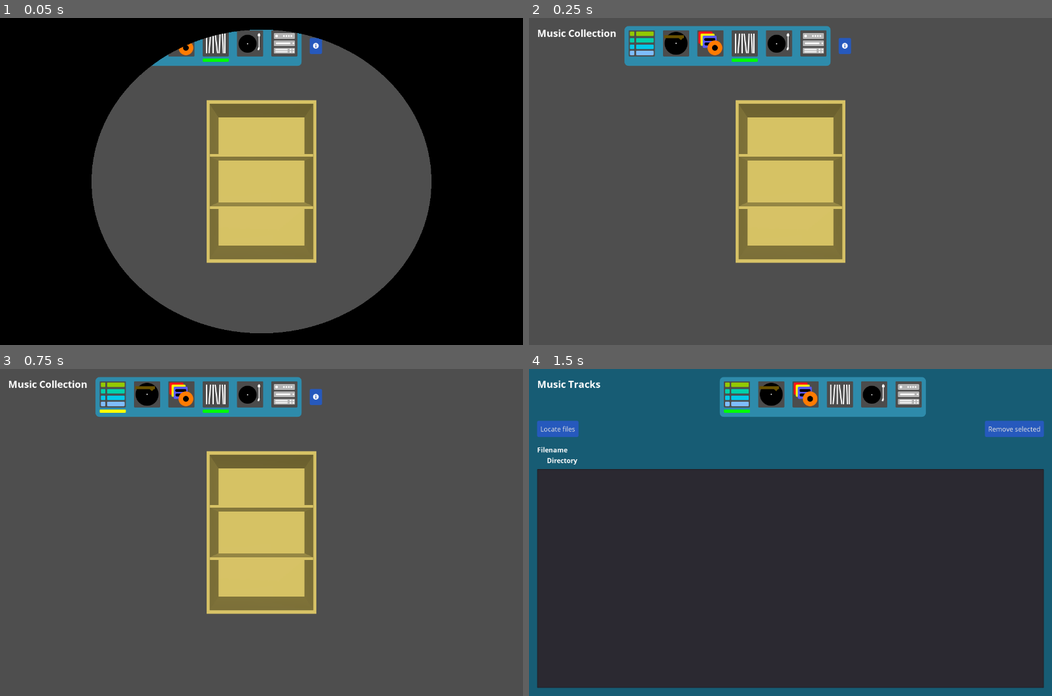
Above: before the commit, frames 1-4 (two rows, left to right).
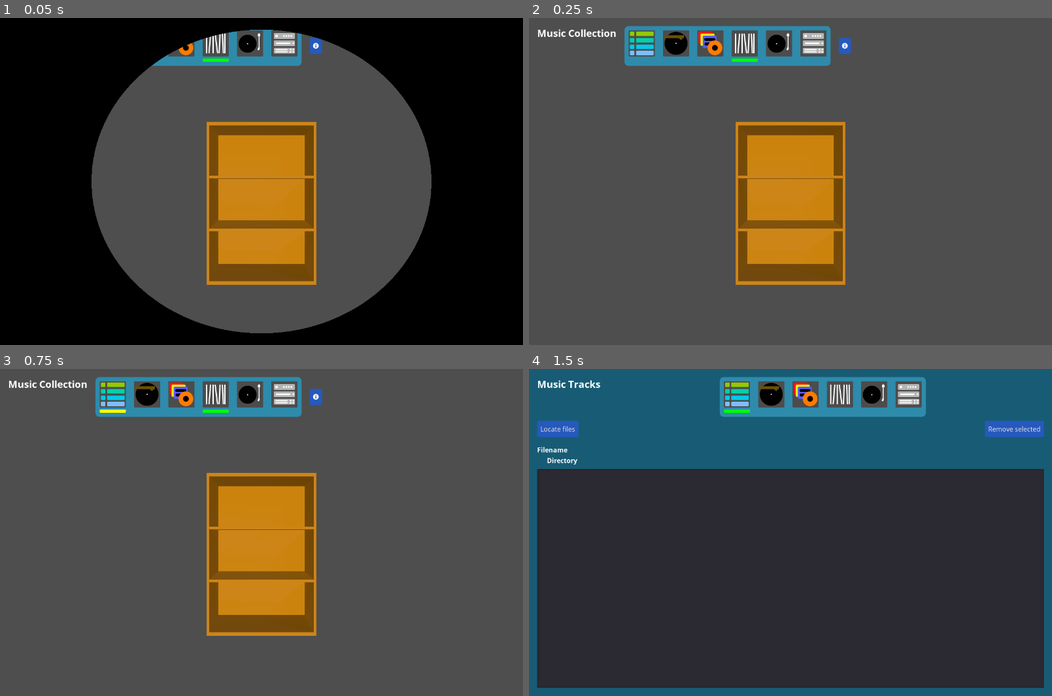
Above: after the commit, the same moments.

Repository: andrew-wilkes/vinyl
Game: Godot game, scene res://scenes/MusicLibrary.tscn
Two runs of this game, one before a commit and one after it. Both use one fixed random seed, a clock stepped at 60 frames per second and the inputs below. This scene is started directly instead of the project's main scene. The engine's default icon, where the game draws it, is replaced by a stand-in: a white triangle on a blue panel in a dark square.
Inputs (mouse positions are in pixels of both pictures, inside the frame that each line leads up to):
- Up to frame 1 (0.05 s): no input
- Up to frame 2 (0.25 s): no input
- Up to frame 3 (0.75 s): click (115, 395) at 0.5 s
- Up to frame 4 (1.5 s): tap Enter at 1.25 s; move the mouse to (905, 516) at 1.27 s; hold Right (ui_right) from 1.28 s (still down); tap Delete at 1.35 s; click (905, 516) at 1.42 s

The runs differ from the first frame. In frame 1, 12% of the frame differs, in the area x 39-61%, y 25-82%; in frame 2, 12%; in frame 3, 12%; in frame 4, nothing differs.
Error in both runs: Invalid call. Nonexistent function 'get_font_dir' in base 'Nil'. (res://classes/settings.gd:25)

Commit message:
Use model for shelves

Diff:
--- /dev/null
+++ b/src/assets/mat/wood-floor.tres
@@ -0,0 +1,14 @@
+[gd_resource type="SpatialMaterial" load_steps=5 format=2]
+[ext_resource path="wood-floor_albedo.png" type="Texture" id=1]
+[ext_resource path="wood-floor_orm.png" type="Texture" id=2]
+[ext_resource path="wood-floor_normal.png" type="Texture" id=3]
+[resource]
+albedo_color = Color(1, 1, 1, 1)
+albedo_texture = ExtResource( 1 )
+metallic = 1
+roughness = 1
+roughness_texture = ExtResource( 2 )
+roughness_texture_channel = 1
+normal_enabled = true
+normal_scale = 1
+normal_texture = ExtResource( 3 )
--- a/src/scenes/MusicLibrary.gd
+++ b/src/scenes/MusicLibrary.gd
@@ -17,11 +17,10 @@
 const X_CAPACITY = 50
 const Y_CAPACITY = 3
 
-onready var wood = $Shelves/Wood
 onready var sleeve = preload("res://scenes/Sleeve.tscn")
 
 var xoff: int
-var yoff: int
+var xshift
 var x_spacing
 var y_spacing
 var selected_item
@@ -32,7 +31,9 @@
 func _ready():
 	get_node("%Details").hide()
 	var material = sleeve.instance().get_active_material(0)
-	build_shelves(X_CAPACITY, Y_CAPACITY)
+	x_spacing = record_thickness + record_gap
+	y_spacing = vspace + plank_wood
+	xoff = calc_offset(X_CAPACITY)
 	slots.resize(X_CAPACITY * Y_CAPACITY)
 	slots.fill("")
 	for album_id in g.settings.albums:
@@ -179,58 +180,18 @@
 
 
 func calc_offset(capacity: int):
-# warning-ignore:integer_division
-	return -(capacity - 1) / 2
+	# warning-ignore:integer_division
+	var off = -(capacity - 1) / 2
+	xshift = 0.0
+	if capacity % 2 == 0:
+		# warning-ignore:integer_division
+		off = -(capacity / 2)
+		xshift = x_spacing / 2.0
+	return off
 
 
 func get_record_position(pos):
-	return Vector3((xoff + pos.x) * x_spacing, (yoff + pos.y) * y_spacing - (vspace - record_size) / 2, record_size / 2)
-
-
-func build_shelves(x_capacity: int, y_capacity: int):
-	xoff = calc_offset(x_capacity)
-	yoff = calc_offset(y_capacity)
-	var width = calc_cabinet_width(x_capacity)
-	y_spacing = vspace + plank_wood
-	# Sides
-	wood.translation = Vector3(-(width - plank_wood) / 2, 0, outer_depth / 2.0 - thin_wood)
-	wood.depth = outer_depth
-	wood.height = y_capacity * y_spacing - plank_wood
-	wood.name = "LEFT"
-	var right_side = wood.duplicate()
-	right_side.translation.x *= -1
-	right_side.name = "RIGHT"
-	$Shelves.add_child(right_side)
-	var base = wood.duplicate()
-	base.height = thick_wood
-	base.width = width
-	base.translation.x = 0
-	base.translation.y = -(right_side.height + thick_wood) / 2.0
-	base.name = "BASE"
-	$Shelves.add_child(base)
-	var top = base.duplicate()
-	top.name = "TOP"
-	top.translation.y *= -1
-	$Shelves.add_child(top)
-	var back = wood.duplicate()
-	back.depth = thin_wood
-	back.width = width - 2 * plank_wood
-	back.translation = Vector3(0, 0, -thin_wood / 2.0)
-	back.name = "BACK"
-	$Shelves.add_child(back)
-	var shelf = back.duplicate()
-	shelf.height = plank_wood
-	shelf.depth = shelf_depth
-	shelf.translation.z = shelf_depth / 2.0
-	var y = -(wood.height + plank_wood) / 2.0
-	for n in y_capacity - 1:
-		y += vspace + plank_wood
-		var s = shelf
-		if n > 0:
-			s = shelf.duplicate()
-		s.translation.y = y
-		s.name = "SHELF" + str(n + 1)
-		$Shelves.add_child(s)
+	return Vector3((xoff + pos.x) * x_spacing + xshift, thick_wood + pos.y * y_spacing + record_size / 2, record_size / 2)
 
 
 func _on_Info_pressed():
--- a/src/scenes/MusicLibrary.tscn
+++ b/src/scenes/MusicLibrary.tscn
@@ -8,22 +8,21 @@
 [ext_resource path="res://assets/heading2.tres" type="DynamicFont" id=6]
 [ext_resource path="res://assets/UI.theme" type="Theme" id=7]
 [ext_resource path="res://assets/info.png" type="Texture" id=8]
+[ext_resource path="res://assets/shelves.obj" type="ArrayMesh" id=9]
 
 [sub_resource type="SpatialMaterial" id=1]
-albedo_color = Color( 0.643137, 0.580392, 0.290196, 1 )
+albedo_color = Color( 0.611765, 0.388235, 0, 1 )
 
 [node name="Music" type="Spatial"]
 script = ExtResource( 2 )
 
 [node name="OrbitCamera" parent="." instance=ExtResource( 1 )]
+transform = Transform( 1, 0, 0, 0, 1, 0, 0, 0, 1, 0, 0.700818, 0 )
 
-[node name="Shelves" type="Spatial" parent="."]
-
-[node name="Wood" type="CSGBox" parent="Shelves"]
-width = 0.018
-height = 1.0
-depth = 0.32
-material = SubResource( 1 )
+[node name="shelves" type="MeshInstance" parent="."]
+transform = Transform( 0.001, 0, 0, 0, -4.37114e-11, 0.001, 0, -0.001, -4.37114e-11, 0, 0, 0 )
+mesh = ExtResource( 9 )
+material/0 = SubResource( 1 )
 
 [node name="Albums" type="Spatial" parent="."]
 
@@ -175,6 +174,12 @@
 
 Ctrl + left mouse button to rotate shelves
 Shift + left mouse button to pan shelves
-Ctrl + left mouse button to zoom in and out"
+Ctrl + left mouse button to zoom in and out
+
+Keyboard alternatives
+
+Shift + arrow keys to rotate shelves
+WASD keys to pan shelves
+Z and X keys to zoom in and out"
 
 [connection signal="pressed" from="c/MarginContainer/VB/HB/C/Info" to="." method="_on_Info_pressed"]
--- a/src/scenes/OrbitCamera.gd
+++ b/src/scenes/OrbitCamera.gd
@@ -1,8 +1,9 @@
 extends Spatial
 
 export var ROTATION_SPEED = 0.01
-export var PANNING_SPEED = 0.05
+export var PANNING_SPEED = 0.02
 export var ZOOMING_SPEED = 0.05
+export var KEY_SPEED = 2.0
 
 enum { ROTATING, PANNING, ZOOMING }
 
@@ -14,6 +15,7 @@
 	locked = true
 
 func _process(delta):
+	delta *= KEY_SPEED
 	# Need to hold the shift key to use the arrow keys
 	if Input.is_physical_key_pressed(KEY_SHIFT):
 		if (Input.is_physical_key_pressed(KEY_LEFT)):
--- a/src/scenes/Sleeve.tscn
+++ b/src/scenes/Sleeve.tscn
@@ -40,7 +40,6 @@
 extents = Vector3( 0.003, 0.155, 0.155 )
 
 [node name="Sleeve" type="MeshInstance"]
-transform = Transform( 1, 0, 0, 0, 1, 0, 0, 0, 1, 2.256, 0.2, 0 )
 mesh = ExtResource( 5 )
 material/0 = SubResource( 5 )
 script = ExtResource( 2 )
Binary file added: src/assets/mat/wood-floor_albedo.png
Not shown, added: src/assets/mat/wood-floor_albedo.png.import
Not shown, added: src/assets/mat/wood-floor_normal.png.import
Binary file added: src/assets/mat/wood-floor_orm.png
Not shown, added: src/assets/mat/wood-floor_orm.png.import
Binary file added: src/assets/room1.jpg
Not shown, added: src/assets/room1.jpg.import
Not shown, added: src/assets/shelves.obj
Not shown, added: src/assets/shelves.obj.import
Not shown: 1 places in src/scenes/MusicLibrary.tscn that only renumber resources
Not shown, changed: README.md
Not shown, added: src/assets/mat/wood-floor_normal.png
